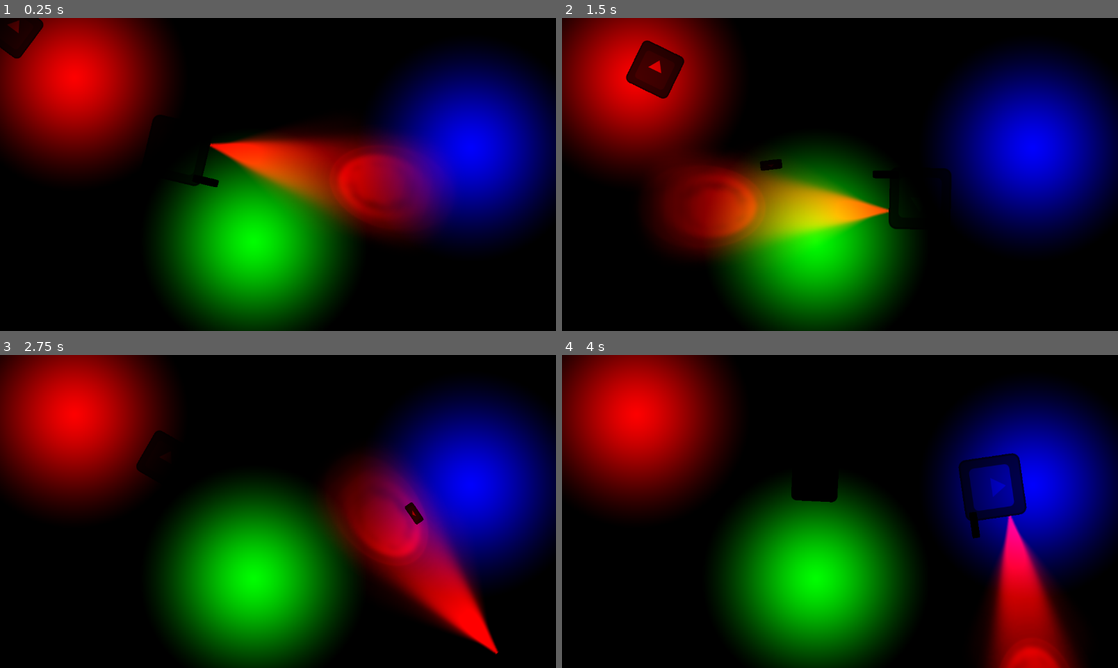
Above: before the commit, frames 1-4 (two rows, left to right).
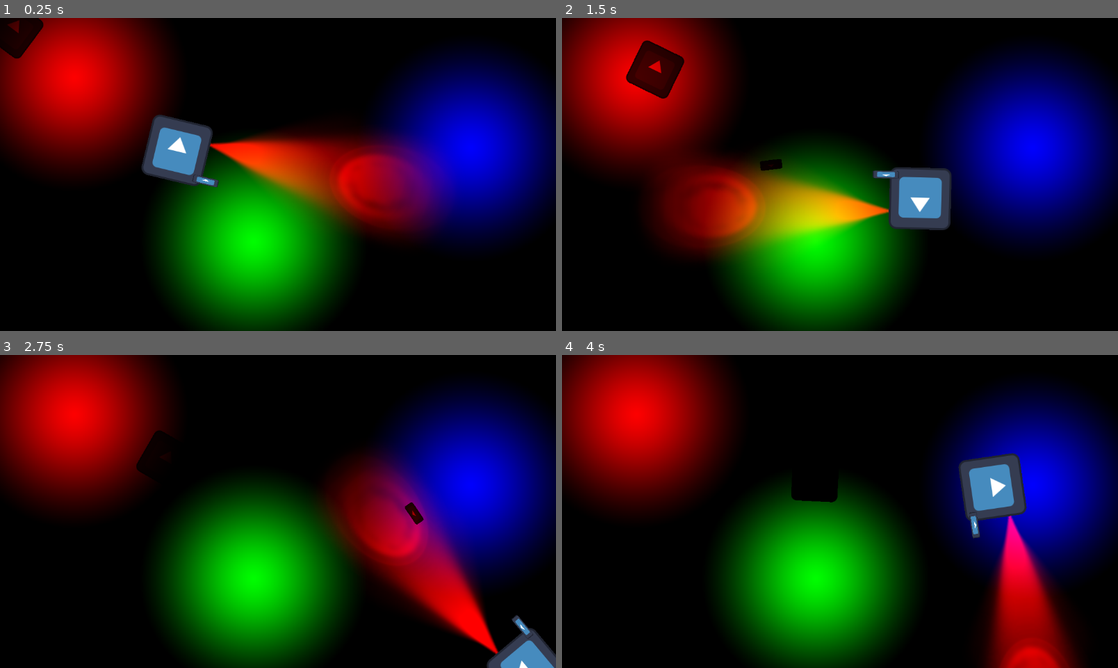
Above: after the commit, the same moments.

Repository: age-of-asparagus/chili-code-jam
Game: Godot game, scene res://world.tscn
Two runs of this game, one before a commit and one after it. Both use one fixed random seed, a clock stepped at 60 frames per second and the inputs below. The engine's default icon, where the game draws it, is replaced by a stand-in: a white triangle on a blue panel in a dark square.
Inputs (mouse positions are in pixels of both pictures, inside the frame that each line leads up to):
- Up to frame 1 (0.25 s): no input
- Up to frame 2 (1.5 s): move the mouse to (962, 158) at 0.52 s; press the mouse at (962, 158) at 0.53 s; hold Right (ui_right) 0.53-1.28 s; move the mouse to (728, 190) at 1.27 s; release the mouse at (728, 190) at 1.28 s; hold Down (ui_down) from 1.28 s (still down); click (728, 190) at 1.35 s
- Up to frame 3 (2.75 s): move the mouse to (333, 442) at 2.02 s; release Down (ui_down) at 2.03 s; press the mouse at (333, 442) at 2.03 s; hold Right (ui_right) from 2.03 s (still down)
- Up to frame 4 (4 s): move the mouse to (812, 574) at 2.77 s; release Right (ui_right) at 2.78 s; release the mouse at (812, 574) at 2.78 s; hold Up (ui_up) 2.78-3.53 s; click (812, 574) at 2.85 s; move the mouse to (1006, 558) at 3.52 s; press the mouse at (1006, 558) at 3.53 s; hold Left (ui_left) from 3.53 s (still down)

The runs differ from the first frame. In frame 1, 2.2% of the frame differs, in the area x 25-40%, y 30-54%; in frame 2, 2.2%, in the area x 55-70%, y 47-68%; in frame 3, 1.1%; in frame 4, 2.2%.

Commit message:
more light testing

Diff:
--- a/light_testing_world.tscn
+++ b/Light Test Levels/light_testing_world.tscn
@@ -1,18 +1,15 @@
-[gd_scene load_steps=8 format=3 uid="uid://c8ftahb7s4skm"]
+[gd_scene load_steps=7 format=3 uid="uid://c8ftahb7s4skm"]
 
 [ext_resource type="PackedScene" uid="uid://bl7ioa7ir5xsw" path="res://LightingSystem/BasicLight.tscn" id="1_5hqvd"]
-[ext_resource type="PackedScene" uid="uid://dicw2plihs8to" path="res://player.tscn" id="2_uda88"]
+[ext_resource type="PackedScene" uid="uid://lv7u48txlta5" path="res://player.tscn" id="2_uda88"]
 [ext_resource type="PackedScene" uid="uid://0slhet8daytj" path="res://LightingSystem/FlashLight.tscn" id="3_r4q88"]
 [ext_resource type="Texture2D" uid="uid://48gqog2dlms3" path="res://LightingSystem/LightTextures/CustomSpotlight2.png" id="4_sgfas"]
-[ext_resource type="PackedScene" uid="uid://c3u8uesabnv5a" path="res://enemy.tscn" id="5_gh61v"]
+[ext_resource type="PackedScene" uid="uid://bong5i513sa8s" path="res://enemy.tscn" id="5_gh61v"]
 
 [sub_resource type="NavigationPolygon" id="NavigationPolygon_ota0r"]
 vertices = PackedVector2Array(1133.95, 636.969, 18.0391, 634.023, 20.9531, 18.9688, 1131.04, 16.0234)
 polygons = Array[PackedInt32Array]([PackedInt32Array(0, 1, 2, 3)])
 outlines = Array[PackedVector2Array]([PackedVector2Array(11, 9, 8, 644, 1144, 647, 1141, 6)])
-
-[sub_resource type="CanvasItemMaterial" id="CanvasItemMaterial_av8so"]
-light_mode = 2
 
 [node name="World" type="Node2D"]
 visibility_layer = 3
@@ -33,6 +30,7 @@
 scale = Vector2(29.0199, 16.3978)
 
 [node name="Lights" type="Node2D" parent="Lighting"]
+visible = false
 
 [node name="Red" parent="Lighting/Lights" instance=ExtResource("1_5hqvd")]
 position = Vector2(154, 123)
@@ -52,14 +50,16 @@
 position = Vector2(367, 274)
 
 [node name="PointLight2D" parent="Player" instance=ExtResource("3_r4q88")]
-position = Vector2(336, -25)
+position = Vector2(340, -10)
+rotation = 0.0557958
 color = Color(1, 0, 0, 1)
 texture = ExtResource("4_sgfas")
 
 [node name="Enemy" parent="." instance=ExtResource("5_gh61v")]
-position = Vector2(634, 270)
+position = Vector2(785, 268)
 
 [node name="Sprite2D" parent="Enemy" index="0"]
-material = SubResource("CanvasItemMaterial_av8so")
+light_mask = 1
 
+[editable path="Player"]
 [editable path="Enemy"]
--- a/player.tscn
+++ b/player.tscn
@@ -1,10 +1,16 @@
-[gd_scene load_steps=4 format=3 uid="uid://lv7u48txlta5"]
+[gd_scene load_steps=6 format=3 uid="uid://lv7u48txlta5"]
 
 [ext_resource type="Script" path="res://player.gd" id="1_w1kno"]
 [ext_resource type="Texture2D" uid="uid://bhxwi07oy7bb4" path="res://icon.svg" id="2_incig"]
 
+[sub_resource type="CanvasItemMaterial" id="CanvasItemMaterial_oys56"]
+light_mode = 1
+
 [sub_resource type="CircleShape2D" id="CircleShape2D_vjqci"]
 radius = 63.3877
+
+[sub_resource type="CanvasItemMaterial" id="CanvasItemMaterial_807db"]
+light_mode = 1
 
 [node name="Player" type="CharacterBody2D"]
 collision_mask = 4
@@ -12,12 +18,14 @@
 
 [node name="Sprite2D" type="Sprite2D" parent="."]
 light_mask = 63
+material = SubResource("CanvasItemMaterial_oys56")
 texture = ExtResource("2_incig")
 
 [node name="CollisionShape2D" type="CollisionShape2D" parent="."]
 shape = SubResource("CircleShape2D_vjqci")
 
 [node name="gun_sprite" type="Sprite2D" parent="."]
+material = SubResource("CanvasItemMaterial_807db")
 position = Vector2(72, 48)
 scale = Vector2(0.421875, 0.125)
 texture = ExtResource("2_incig")
--- /dev/null
+++ b/world-light-testing.tscn
@@ -0,0 +1,56 @@
+[gd_scene load_steps=7 format=3 uid="uid://bib4cesr80xcr"]
+
+[ext_resource type="PackedScene" uid="uid://bl7ioa7ir5xsw" path="res://LightingSystem/BasicLight.tscn" id="1_glxkd"]
+[ext_resource type="PackedScene" uid="uid://lv7u48txlta5" path="res://player.tscn" id="2_ht7r4"]
+[ext_resource type="PackedScene" uid="uid://0slhet8daytj" path="res://LightingSystem/FlashLight.tscn" id="3_1t61t"]
+[ext_resource type="Texture2D" uid="uid://48gqog2dlms3" path="res://LightingSystem/LightTextures/CustomSpotlight2.png" id="4_aj10d"]
+[ext_resource type="PackedScene" uid="uid://bong5i513sa8s" path="res://enemy.tscn" id="5_ju5yr"]
+
+[sub_resource type="NavigationPolygon" id="NavigationPolygon_ota0r"]
+vertices = PackedVector2Array(1133.95, 636.969, 18.0391, 634.023, 20.9531, 18.9688, 1131.04, 16.0234)
+polygons = Array[PackedInt32Array]([PackedInt32Array(0, 1, 2, 3)])
+outlines = Array[PackedVector2Array]([PackedVector2Array(11, 9, 8, 644, 1144, 647, 1141, 6)])
+
+[node name="World" type="Node2D"]
+visibility_layer = 3
+
+[node name="NavigationRegion2D" type="NavigationRegion2D" parent="."]
+navigation_polygon = SubResource("NavigationPolygon_ota0r")
+metadata/_edit_group_ = true
+
+[node name="Lighting" type="Node2D" parent="."]
+
+[node name="CanvasModulate" type="CanvasModulate" parent="Lighting"]
+color = Color(0, 0, 0, 1)
+
+[node name="Background" type="ColorRect" parent="Lighting"]
+light_mask = 63
+offset_right = 40.0
+offset_bottom = 40.0
+scale = Vector2(29.0199, 16.3978)
+
+[node name="Lights" type="Node2D" parent="Lighting"]
+
+[node name="Red" parent="Lighting/Lights" instance=ExtResource("1_glxkd")]
+position = Vector2(154, 123)
+color = Color(1, 0, 0, 1)
+
+[node name="Green" parent="Lighting/Lights" instance=ExtResource("1_glxkd")]
+position = Vector2(526, 463)
+color = Color(0, 1, 0, 1)
+range_item_cull_mask = 4
+
+[node name="Blue" parent="Lighting/Lights" instance=ExtResource("1_glxkd")]
+position = Vector2(975, 269)
+color = Color(0, 0, 1, 1)
+range_item_cull_mask = 16
+
+[node name="Player" parent="." instance=ExtResource("2_ht7r4")]
+position = Vector2(367, 274)
+
+[node name="PointLight2D" parent="Player" instance=ExtResource("3_1t61t")]
+position = Vector2(336, -25)
+color = Color(1, 0, 0, 1)
+texture = ExtResource("4_aj10d")
+
+[node name="Enemy" parent="." instance=ExtResource("5_ju5yr")]
Renamed: light_test_world.tscn -> Light Test Levels/light_test_world.tscn
